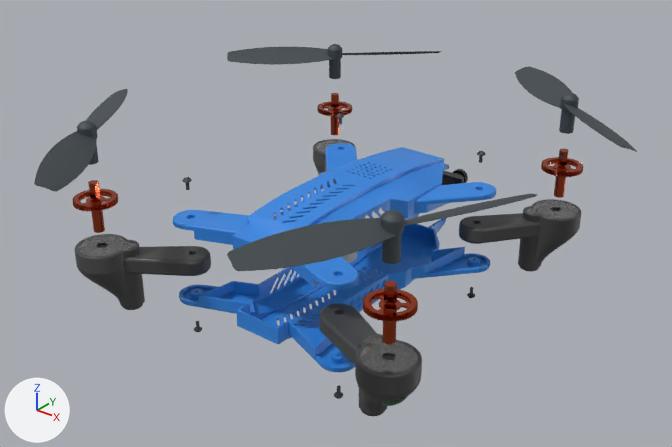
Two versions of the glTF model public/models/Drone_ex.glb, one commit apart.
Both versions are drawn from a 50 mm camera at (0.298, -0.36, 0.247) aimed at (-0.001, 0.014, 0.015). The axes (+X, +Y, +Z) are drawn at lower left. The lights are the same throughout.

Objects in the first picture: 'Arm-gear', 'Arm-gear.002', 'Arm-gear.003', 'Arm-gear.004', 'Arm-gear.005', 'Impellar-Blade', 'Impellar-Blade.001', 'Impellar-Blade.002', 'Impellar-Blade.003', 'Leg', 'Leg.005', 'Leg.007', 'Leg.011', 'Main-frame', 'Main-frame_MIR', 'Nut.001', 'Nut.006'.
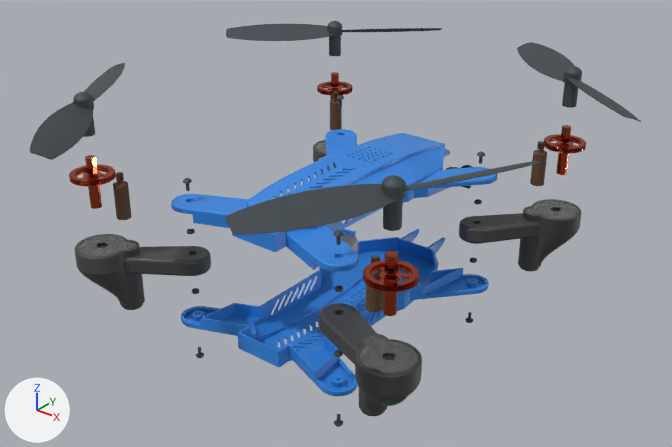
Changed parts and their boxes [x1, y1, x2, y2] in the pictures (672 x 447 px):
'Main-frame_MIR', moved
    before: [173, 143, 496, 289]
    after: [171, 129, 497, 271]
'Main-frame', moved
    before: [179, 213, 490, 372]
    after: [181, 229, 489, 396]
'Impellar-Blade', moved
    before: [227, 194, 537, 271]
    after: [225, 161, 541, 235]
'Impellar-Blade.001', moved
    before: [34, 89, 128, 191]
    after: [30, 63, 125, 160]
'Impellar-Blade.003', moved
    before: [515, 67, 637, 152]
    after: [517, 42, 641, 122]
'Impellar-Blade.002', moved
    before: [227, 44, 442, 79]
    after: [226, 21, 443, 56]
'Arm-gear', moved
    before: [363, 281, 418, 344]
    after: [363, 251, 419, 316]
'Arm-gear.002', moved
    before: [73, 180, 118, 233]
    after: [69, 155, 116, 209]
'Arm-gear.004', moved
    before: [541, 148, 583, 198]
    after: [544, 125, 586, 175]
'Arm-gear.003', moved
    before: [317, 93, 352, 135]
    after: [317, 72, 352, 100]
'Gearing.001', moved (not visible before)
    after: [113, 172, 132, 220]
'Gearing.003', moved (not visible before)
    after: [530, 141, 547, 186]
'Gearing', moved (not visible before)
    after: [366, 255, 384, 312]
'Arm-gear.005', moved
    before: [442, 169, 468, 185]
    after: [446, 165, 472, 189]
'Gearing.002', moved (not visible before)
    after: [330, 91, 342, 130]
'Nut.001', moved
    before: [334, 386, 343, 399]
    after: [334, 414, 343, 427]
'Nut.002', moved
    before: [194, 321, 202, 332]
    after: [196, 347, 204, 358]
'Nut.006', moved
    before: [467, 287, 475, 298]
    after: [465, 312, 473, 323]

The edits, one by one:
Object 'Arm-gear' (ob_arm_gear) moves from (0.0, 0.0, 0.0292) to (0.0, 0.0, 0.0437).
Object 'Gearing' (ob_gearing) moves from (0.0, 0.0, 0.0) to (0.0, 0.0, 0.044).
Object 'Impellar-Blade' (ob_impellar_blade) moves from (0.0, 0.0, 0.05) to (0.0, 0.0, 0.0657).
Object 'Main-frame' (ob_main_frame) moves from (0.0, 0.0, -0.0152) to (0.0, 0.0, -0.0297).
Object 'Main-frame_MIR' (ob_main_frame_mir) moves from (0.0, 0.0, 0.02) to (0.0, 0.0, 0.0297).
Object 'Nut.001' (ob_nut_001) moves from (0.0, 0.0, -0.0358) to (0.0, 0.0, -0.0538).
Object 'Nut.002' (ob_nut_002) moves from (0.0, 0.0, -0.0358) to (0.0, 0.0, -0.0538).
Object 'Impellar-Blade.001' (ob_impellar_blade_001) moves from (0.0, 0.0, 0.05) to (0.0, 0.0, 0.0657).
Object 'Gearing.001' (ob_gearing_001) moves from (0.0, 0.0, 0.0) to (0.0, 0.0, 0.0437).
Object 'Arm-gear.002' (ob_arm_gear_002) moves from (0.0, 0.0, 0.0292) to (0.0, 0.0, 0.0437).
Object 'Impellar-Blade.002' (ob_impellar_blade_002) moves from (0.0, 0.0, 0.05) to (0.0, 0.0, 0.0657).
Object 'Gearing.002' (ob_gearing_002) moves from (0.0, 0.0, 0.0) to (0.0, 0.0, 0.044).
Object 'Arm-gear.003' (ob_arm_gear_003) moves from (0.0, 0.0, 0.0292) to (0.0, 0.0, 0.0437).
Object 'Nut.006' (ob_nut_006) moves from (0.0, 0.0, -0.0358) to (0.0, 0.0, -0.0538).
Object 'Impellar-Blade.003' (ob_impellar_blade_003) moves from (0.0, 0.0, 0.05) to (0.0, 0.0, 0.0657).
Object 'Gearing.003' (ob_gearing_003) moves from (0.0, 0.0, 0.0) to (0.0, 0.0, 0.044).
Object 'Arm-gear.004' (ob_arm_gear_004) moves from (0.0, 0.0, 0.0292) to (0.0, 0.0, 0.0437).
Object 'Arm-gear.005' (ob_arm_gear_005) moves from (0.0, 0.0248, 0.0) to (0.0, 0.0346, 0.0).
